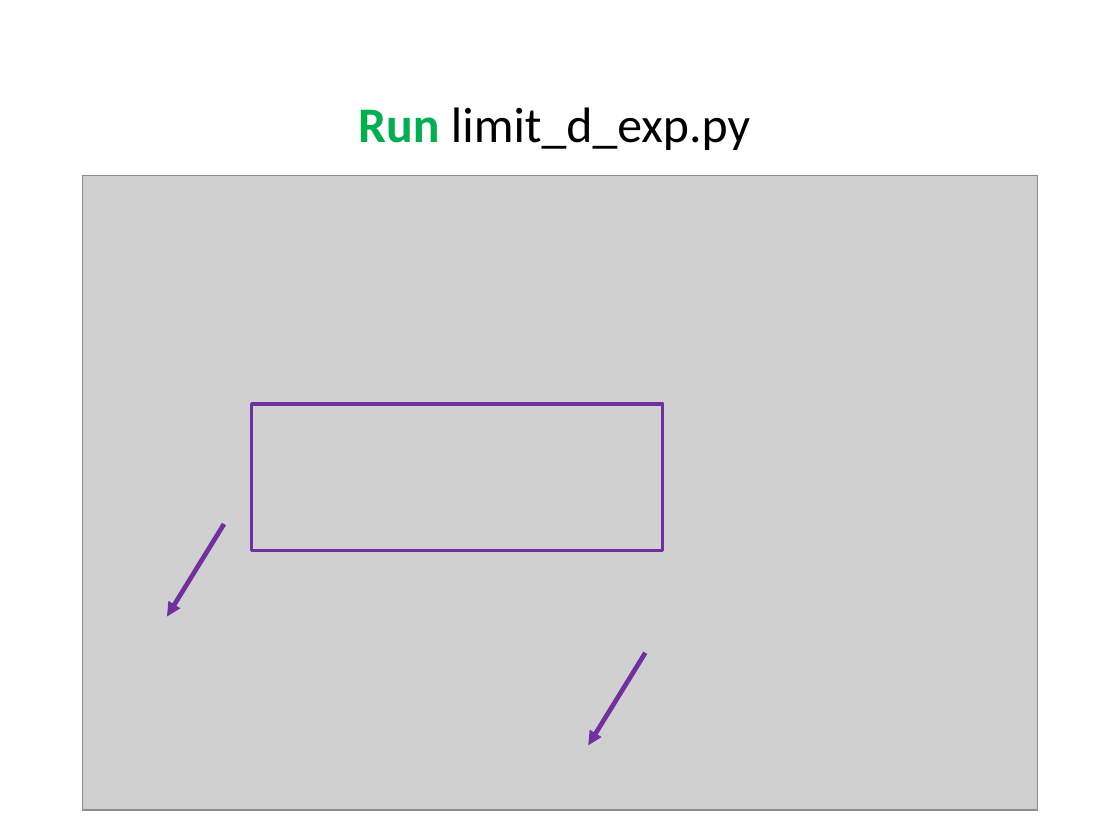
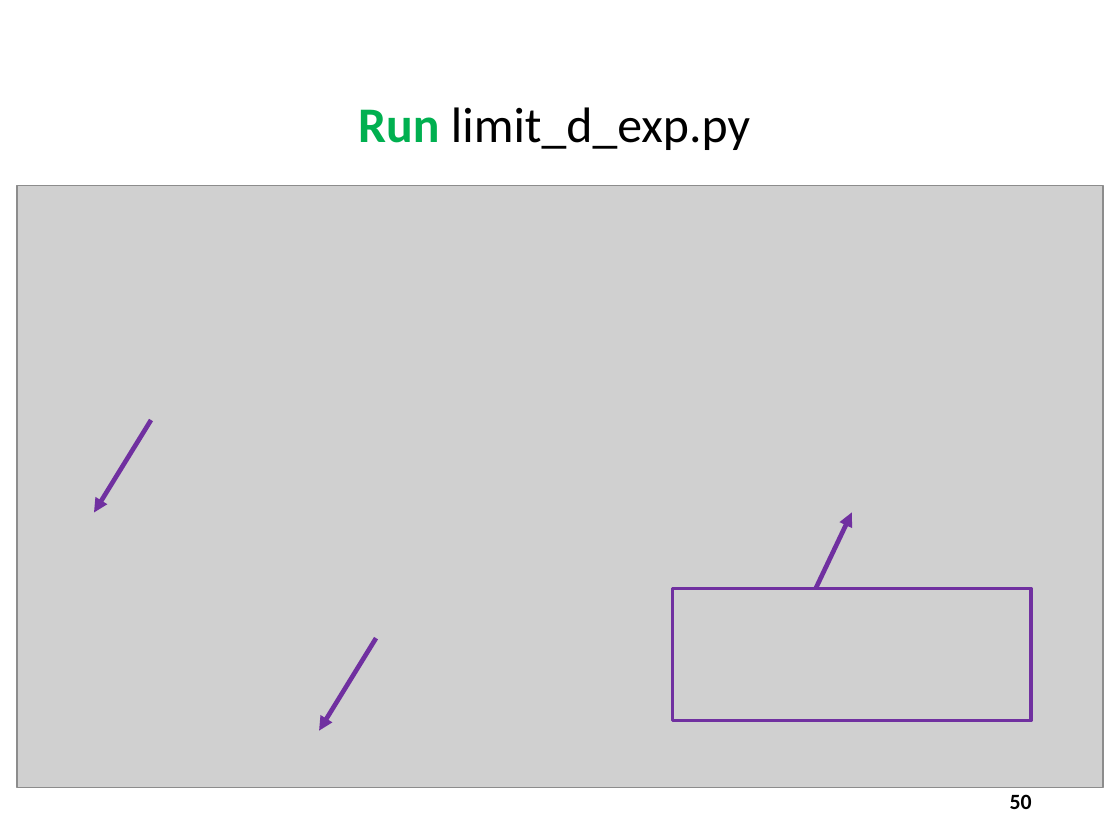
Before and after one commit to dbiersach/scicomp101, a slide deck: slide 50 of Session 06 - Infinite Series and Limits/Session 06 - Infinite Series and Limits.pptx. Drawn at 1120x840 pixels with LibreOffice and Linux fonts; fonts in the diff are those of the drawing; grey boxes stand for pictures. Boxes give left, top, right and bottom in pixels: in the first picture for what was removed or moved away, otherwise in the second. Text is boxed around its words. In the diff, an @@ line names an element or a change of style, - is before the commit and + after.

Commit message:
Update limit of e

```diff
--- a/Session 06 - Infinite Series and Limits/Session 06 - Infinite Series and Limits.pptx
+++ b/Session 06 - Infinite Series and Limits/Session 06 - Infinite Series and Limits.pptx
@@ picture: place and size @@
-picture at bbox=[83, 176, 1037, 810]
+picture at bbox=[17, 186, 1103, 787]
@@ picture removed at bbox=[252, 404, 663, 551] @@
@@ arrow moved from (645, 653) - (588, 745) to (151, 420) - (94, 513) @@
@@ arrow added from (815, 589) to (852, 513), #7030A0 3 pt @@
@@ picture added at bbox=[673, 589, 1032, 721] @@
@@ arrow moved from (224, 524) - (167, 616) to (376, 638) - (319, 730) @@
@@ page number added at bbox=[1010, 794, 1032, 809], 14 pt, text #000000, bold @@
+50
```
Also in this commit, not shown: 3 other slides changed, 1 other file.
